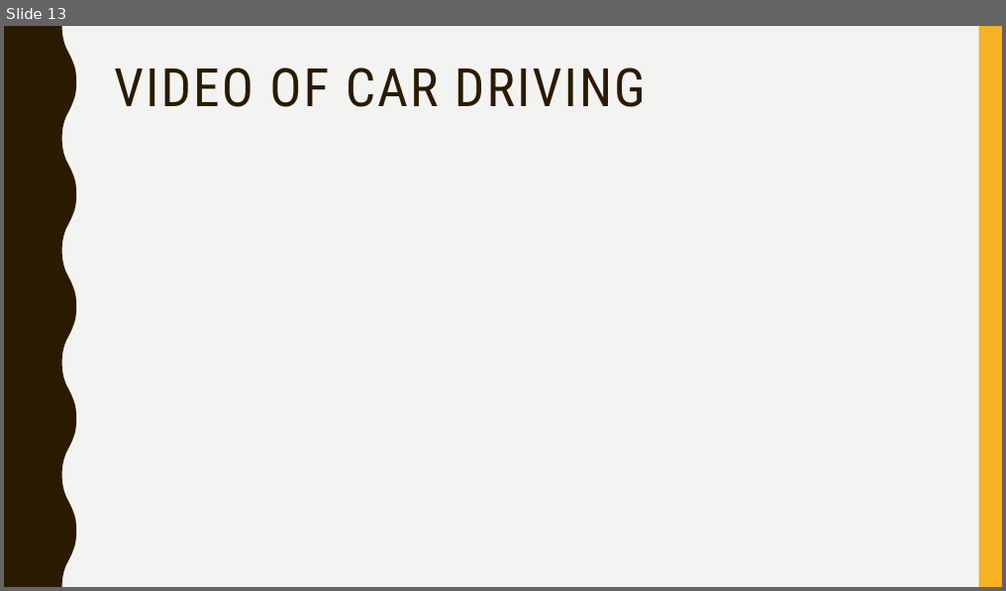
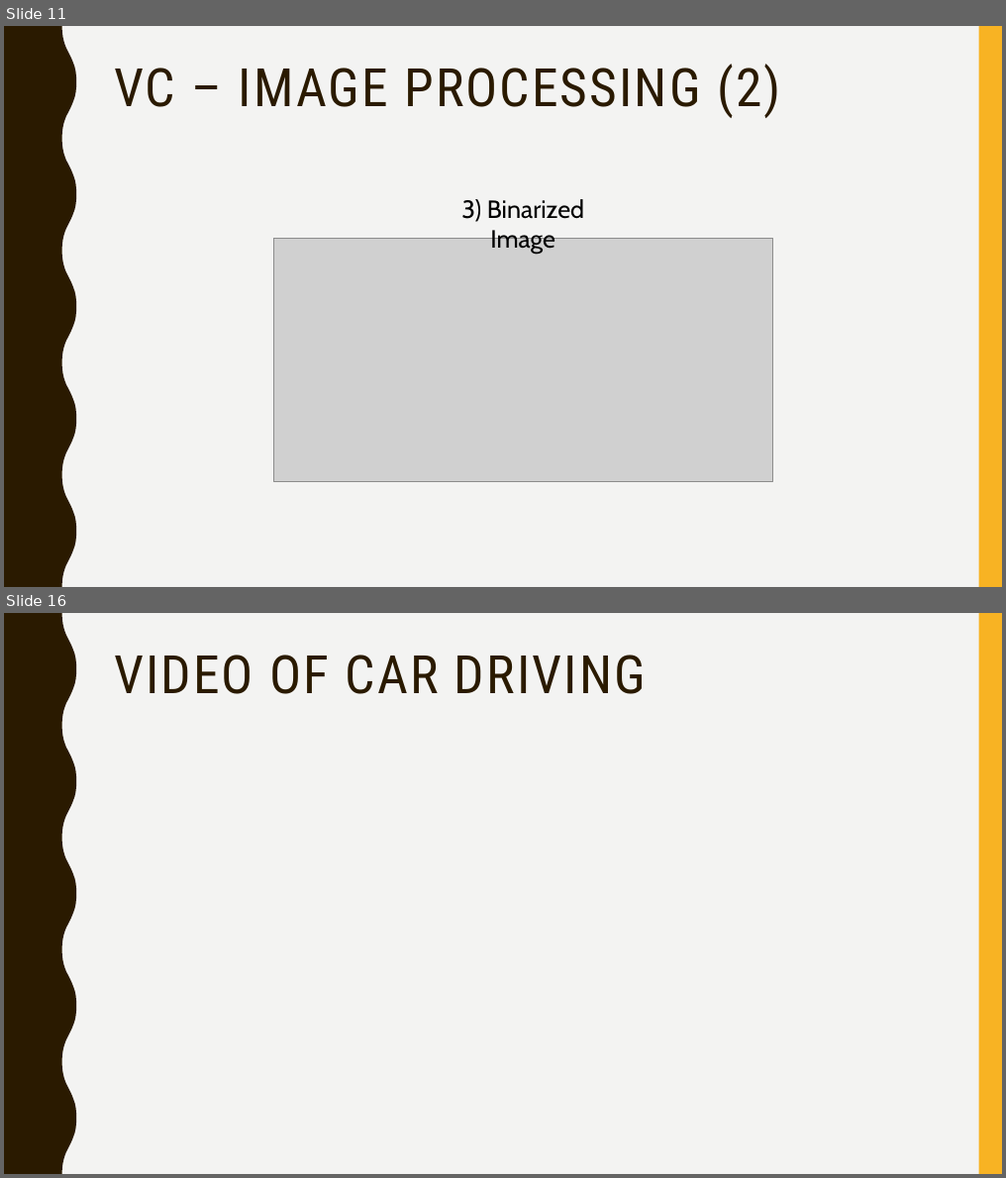
Before and after one commit to jean-lucas/vic, a slide deck: Presentation/Vehicle-Intersection-Control-Presentation.pptx. Shown one above the other, each under a label of ours: slide 13 before the commit, slides 11 and 16 after it; the slides between them are not shown. The pictures are 1006x591 and 1006x1178 pixels, drawn with LibreOffice and Linux fonts; fonts in the diff are those of the drawing; grey boxes stand for pictures. Boxes give left, top, right and bottom in pixels: in the first picture for what was removed or moved away, otherwise in the second. Text is boxed around its words. In the diff, an @@ line names an element or a change of style, - is before the commit and + after.

```diff
--- a/Presentation/Vehicle-Intersection-Control-Presentation.pptx
+++ b/Presentation/Vehicle-Intersection-Control-Presentation.pptx
@@ slide 11 added at <box>4,26,1002,587</box>, background #F3F3F2; not listed: 2 template elements that a slide beside it also shows @@
@@ title added at <box>114,64,780,118</box>, 51 pt, text #2A1A00 @@
+VC – IMAGE PROCESSING (2)
@@ text added at <box>461,199,584,255</box>, 24 pt, text #000000 @@
+3) Binarized Image
@@ picture added at <box>273,239,773,482</box> @@
@@ what was slide 13 is now slide 16 @@
```
Also in this commit, not shown: 7 slides changed, 2 other slides added.
